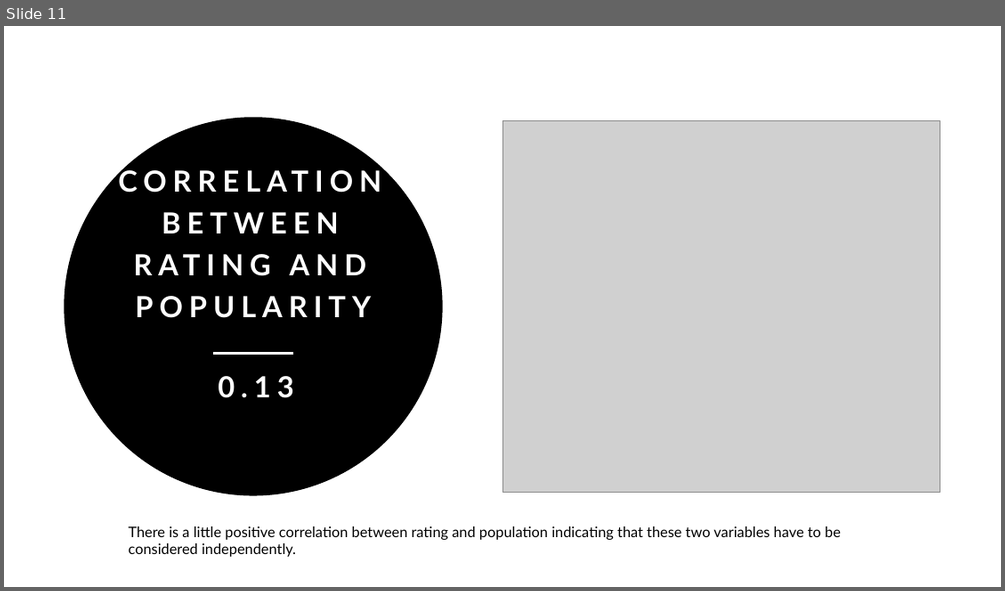
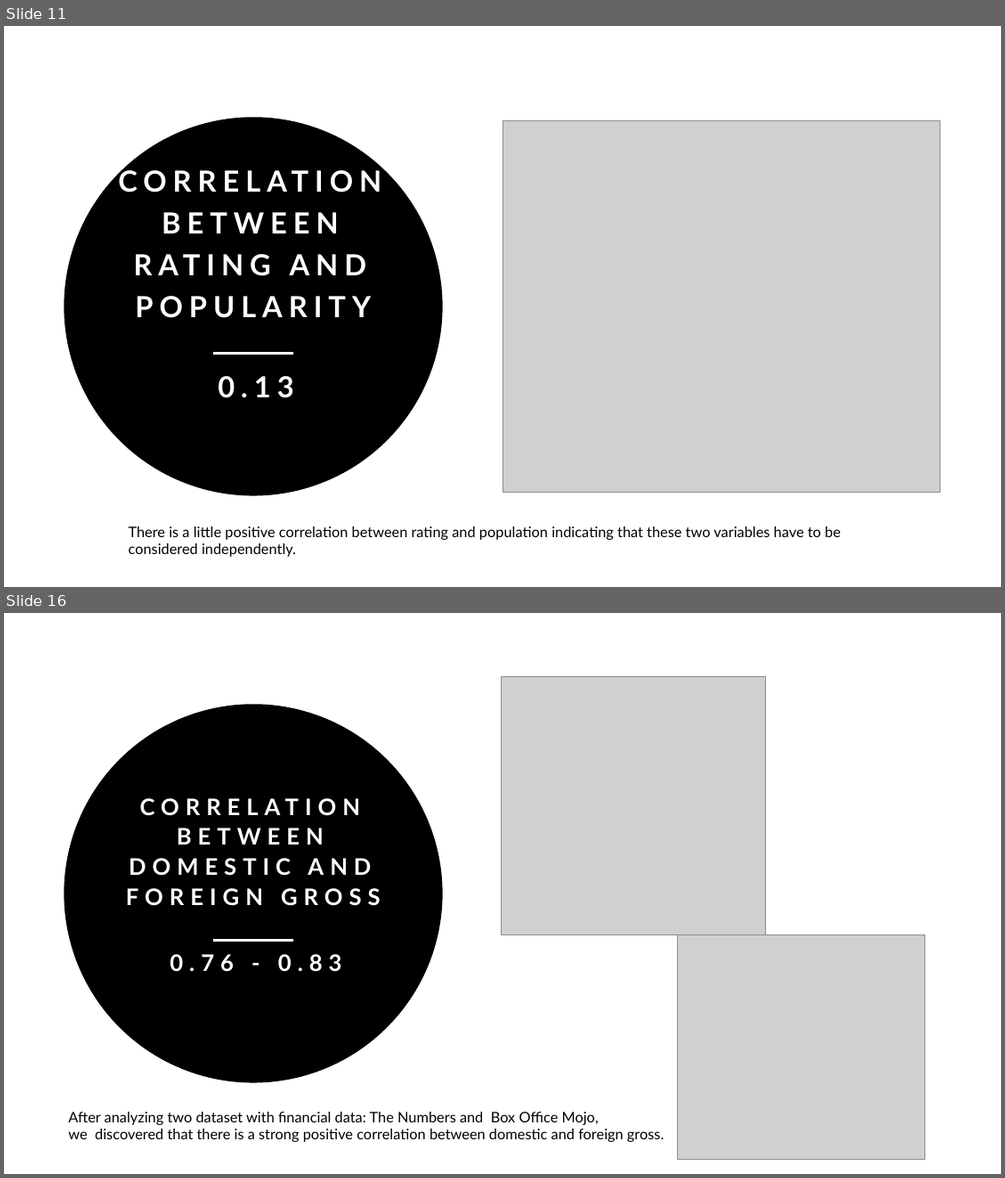
Before and after one commit to rusalka013/microsoft-movie-analysis, a slide deck: Movie_analysis_project.pptx. Shown one above the other, each under a label of ours: slide 11 before the commit, slides 11 and 16 after it; the slides between them are not shown. The pictures are 1005x591 and 1005x1178 pixels, drawn with LibreOffice and Linux fonts; fonts in the diff are those of the drawing; grey boxes stand for pictures. Boxes give left, top, right and bottom in pixels: in the first picture for what was removed or moved away, otherwise in the second. Text is boxed around its words. In the diff, an @@ line names an element or a change of style, - is before the commit and + after.

```diff
--- a/Movie_analysis_project.pptx
+++ b/Movie_analysis_project.pptx
@@ slide 16 added at [4,613,1001,1174], background #FFFFFF @@
@@ picture added at [502,676,765,934] @@
@@ ellipse added at [64,705,442,1083], fill #000000 @@
@@ title added at [126,827,380,906], 22 pt, text #FFFFFF, bold @@
+CORRELATION BETWEEN DOMESTIC AND FOREIGN GROSS
@@ text added at [170,954,342,972], 22 pt, text #FFFFFF, bold @@
+0.76 - 0.83
@@ line added from (213, 940) to (292, 940), #FFFFFF 2.5 pt @@
@@ picture added at [678,934,925,1159] @@
@@ text added at [68,1111,663,1142], 14 pt, text #000000 @@
+After analyzing two dataset with financial data: The Numbers and Box Office Mojo,
+we discovered that there is a strong positive correlation between domestic and foreign gross.
```
Also in this commit, not shown: 5 slides changed, 12 other files.
